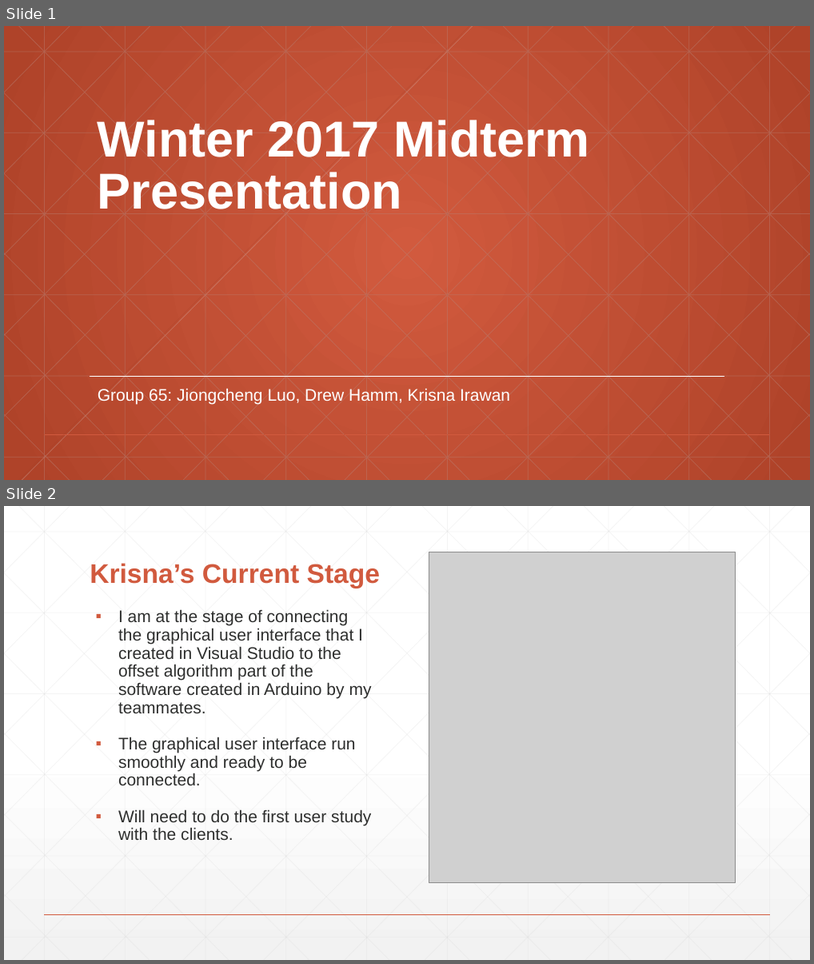
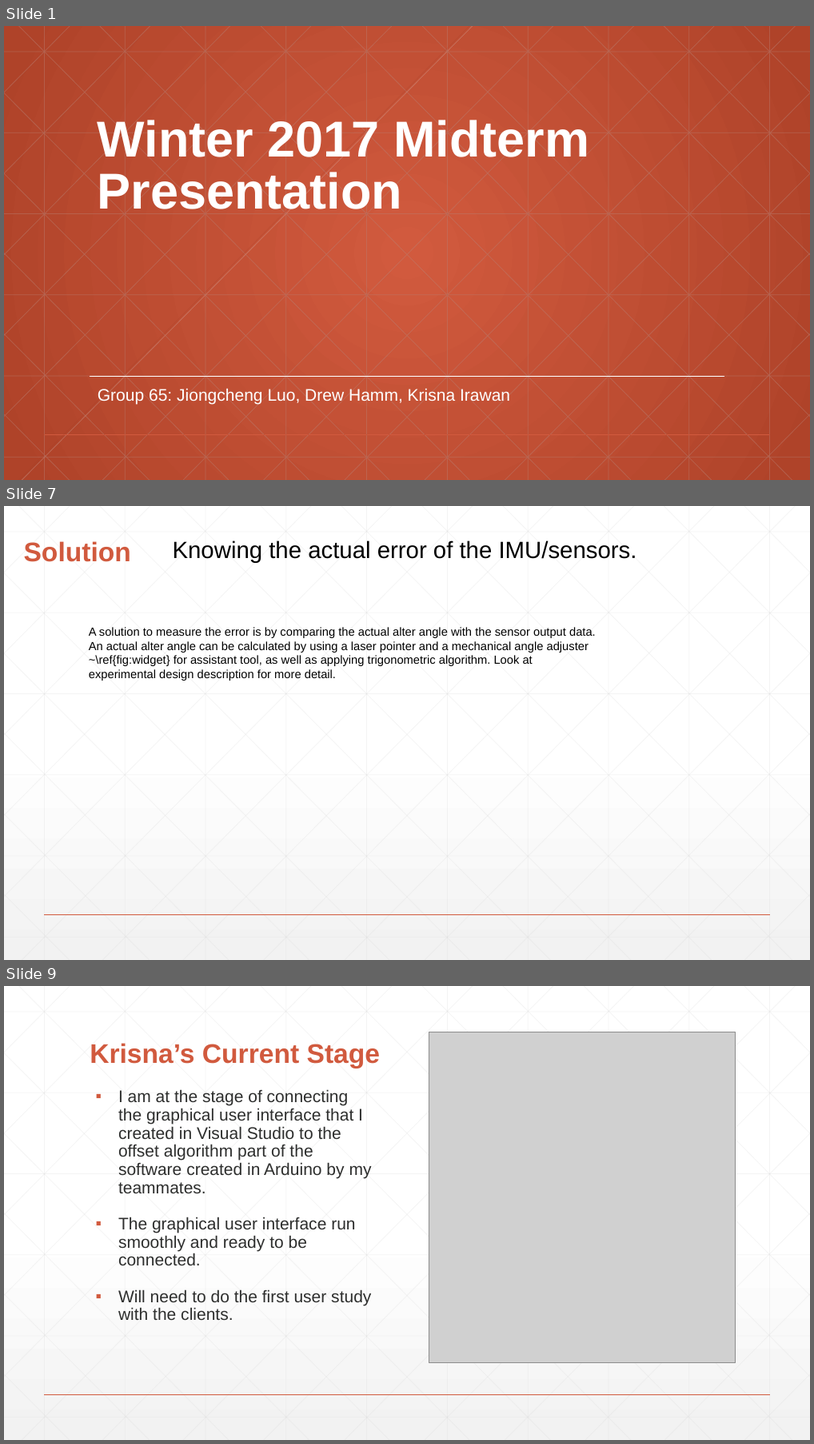
Before and after one commit to gijonc/CapstoneProject-OSU-65, a slide deck: winter-2017-Report/winter2017mid.pptx. Shown one above the other, each under a label of ours: slides 1 and 2 before the commit, slides 1, 7 and 9 after it; the slides between them are not shown. The pictures are 814x964 and 814x1444 pixels, drawn with LibreOffice and Linux fonts; fonts in the diff are those of the drawing; grey boxes stand for pictures. Boxes give left, top, right and bottom in pixels: in the first picture for what was removed or moved away, otherwise in the second. Text is boxed around its words. In the diff, an @@ line names an element or a change of style, - is before the commit and + after.

```diff
--- a/winter-2017-Report/winter2017mid.pptx
+++ b/winter-2017-Report/winter2017mid.pptx
@@ slide 7 added at (4, 506, 810, 960), background gradient #FFFFFF to #F2F2F2; not listed: 47 template elements that a slide beside it also shows @@
@@ title added at (24, 541, 131, 562), 32 pt, text #D15A3E, bold @@
+Solution
@@ text added at (173, 540, 638, 563), 28 pt, text #000000 @@
+Knowing the actual error of the IMU/sensors.
@@ text added at (89, 627, 596, 680), 14 pt, text #000000 @@
+A solution to measure the error is by comparing the actual alter angle with the sensor output data. An actual alter angle can be calculated by using a laser pointer and a mechanical angle adjuster ~\ref{fig:widget} for assistant tool, as well as applying trigonometric algorithm. Look at experimental design description for more detail.
@@ what was slide 2 is now slide 9 @@
```
Also in this commit, not shown: 6 other slides added, 9 other files.
